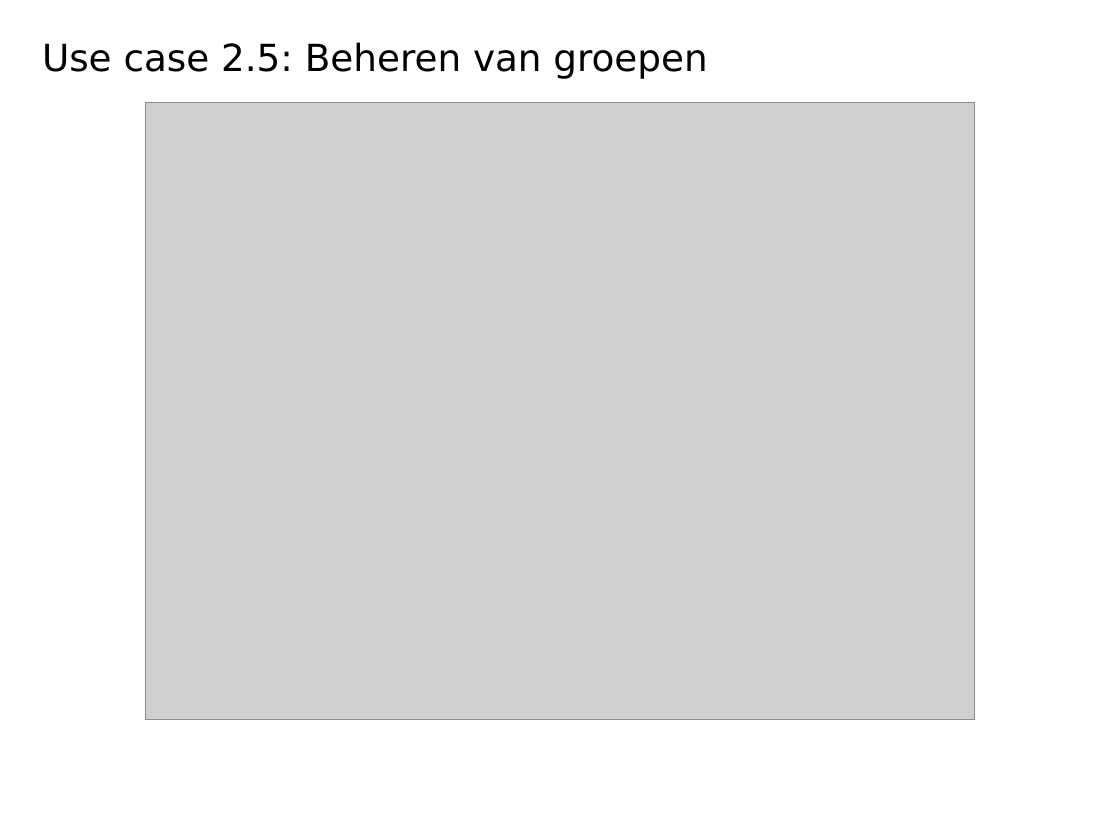
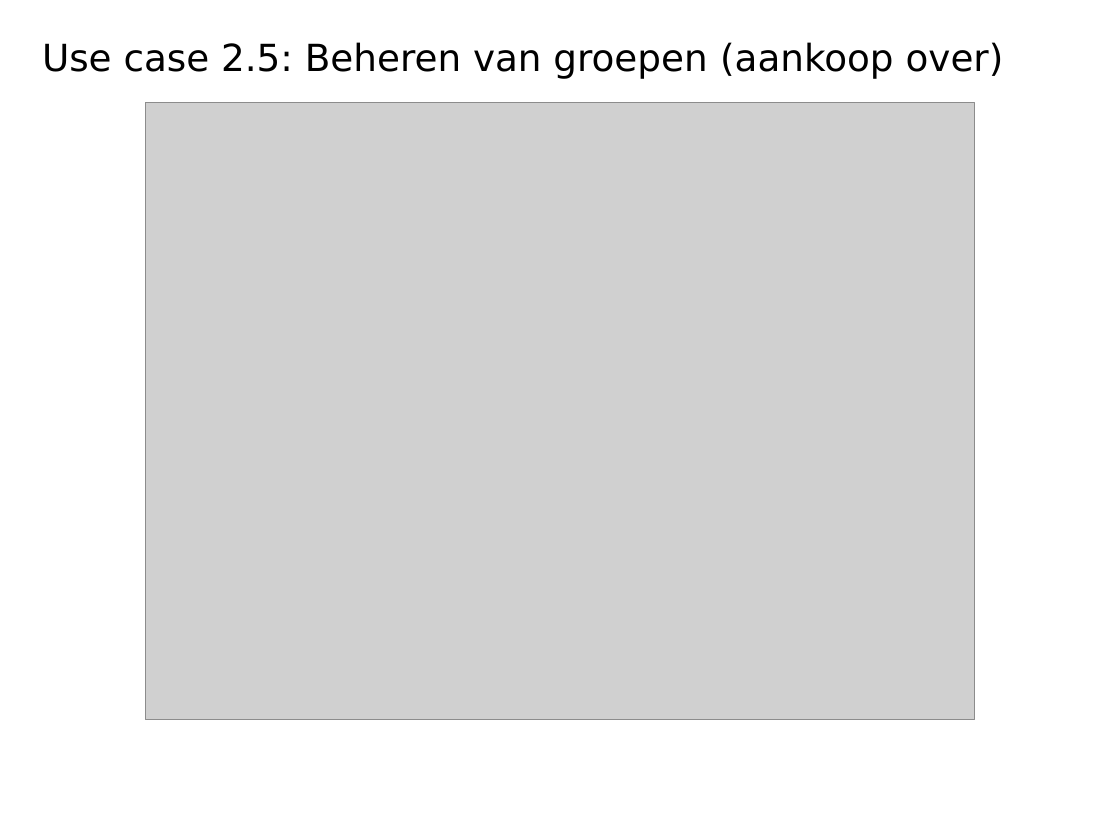
Before and after one commit to fabioPuissant/SoftEngProject2021-Groep10, a slide deck: slide 10 of projectVMS/VMS_pitch_presentation.pptx. Drawn at 1120x840 pixels with LibreOffice and Linux fonts; fonts in the diff are those of the drawing; grey boxes stand for pictures; background and template pictures are left out. Boxes give left, top, right and bottom in pixels: in the first picture for what was removed or moved away, otherwise in the second. Text is boxed around its words. In the diff, an @@ line names an element or a change of style, - is before the commit and + after.

```diff
--- a/projectVMS/VMS_pitch_presentation.pptx
+++ b/projectVMS/VMS_pitch_presentation.pptx
@@ title at (42,42,1004,79): text changed @@
-Use case 2.5: Beheren van groepen
+Use case 2.5: Beheren van groepen (aankoop over)
```
Also in this commit, not shown: 4 other slides changed, 2 other files.
